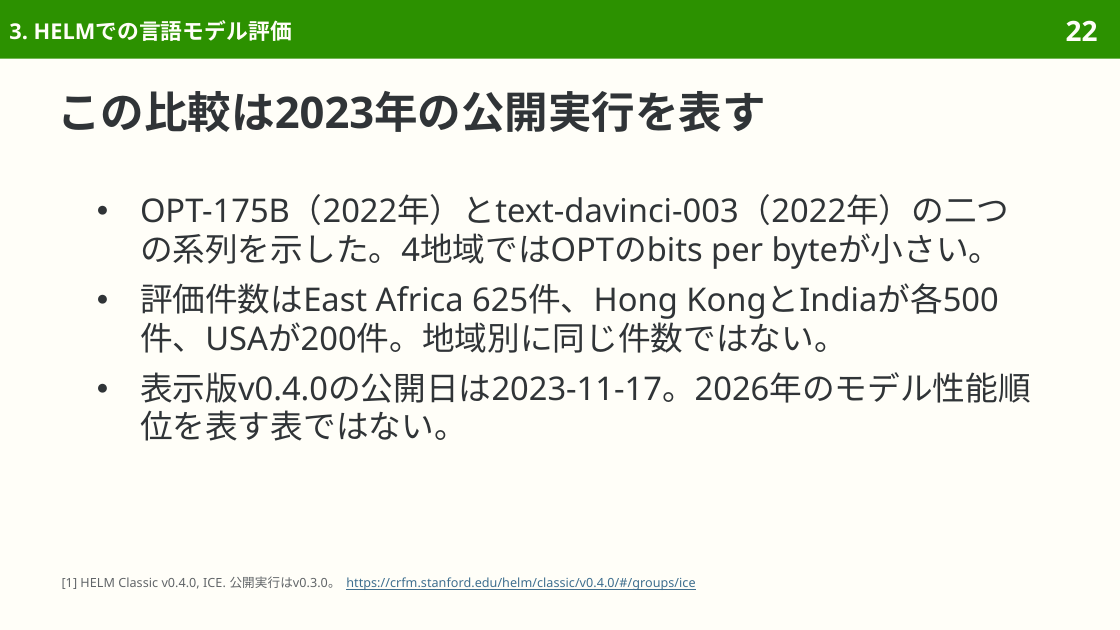
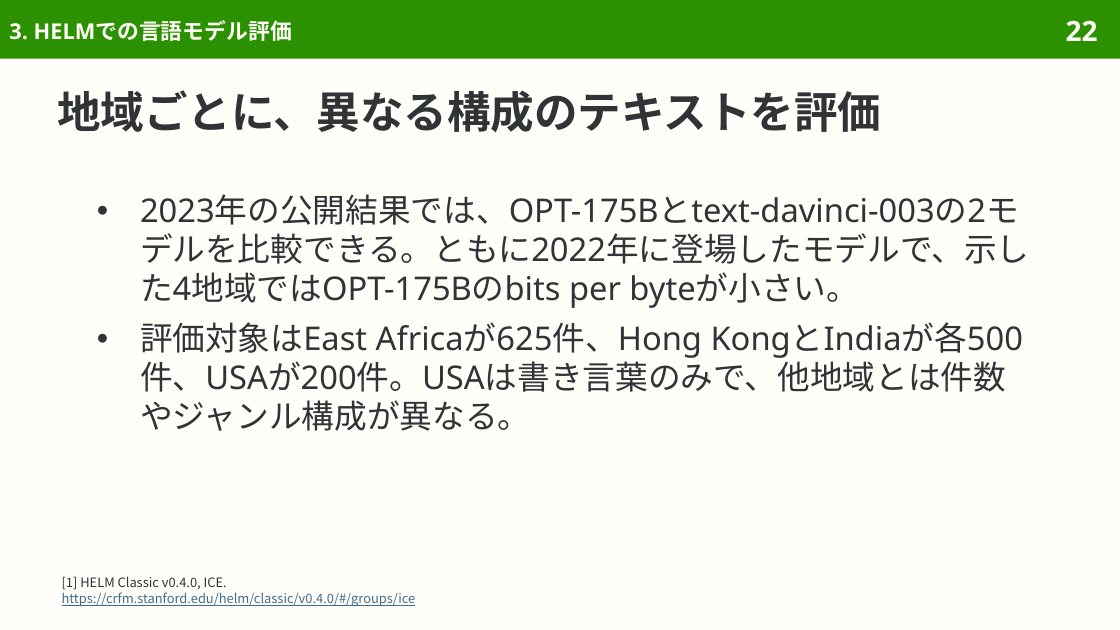
Before and after one commit to sasakiy84/datasets-in-10-minutes, a slide deck: slide 22 of slides/datasets-in-10-minutes-ice.pptx. Drawn at 1120x630 pixels with LibreOffice and Linux fonts; fonts in the diff are those of the drawing. Boxes give left, top, right and bottom in pixels: in the first picture for what was removed or moved away, otherwise in the second. Text is boxed around its words. In the diff, an @@ line names an element or a change of style, - is before the commit and + after.

```diff
--- a/slides/datasets-in-10-minutes-ice.pptx
+++ b/slides/datasets-in-10-minutes-ice.pptx
@@ title at bbox=[57, 90, 881, 132]: text changed @@
-この比較は2023年の公開実行を表す
+地域ごとに、異なる構成のテキストを評価
@@ text at bbox=[140, 194, 1029, 431]: text changed @@
-● OPT-175B（2022年）とtext-davinci-003（2022年）の二つの系列を示した。4地域ではOPTのbits per byteが小さい。
-● 評価件数はEast Africa 625件、Hong KongとIndiaが各500件、USAが200件。地域別に同じ件数ではない。
-● 表示版v0.4.0の公開日は2023-11-17。2026年のモデル性能順位を表す表ではない。
+● 2023年の公開結果では、OPT-175Bとtext-davinci-003の2モデルを比較できる。ともに2022年に登場したモデルで、示した4地域ではOPT-175Bのbits per byteが小さい。
+● 評価対象はEast Africaが625件、Hong KongとIndiaが各500件、USAが200件。USAは書き言葉のみで、他地域とは件数やジャンル構成が異なる。
@@ text at bbox=[62, 576, 416, 606]: text changed; size 8.1 to 8.3 pt; font Noto Sans to Noto Sans CJK JP @@
-[1] HELM Classic v0.4.0, ICE. 公開実行はv0.3.0。 https://crfm.stanford.edu/helm/classic/v0.4.0/#/groups/ice
+[1] HELM Classic v0.4.0, ICE.
+https://crfm.stanford.edu/helm/classic/v0.4.0/#/groups/ice
```
Also in this commit, not shown: 47 other slides changed, 1 slide removed, 38 other files.
